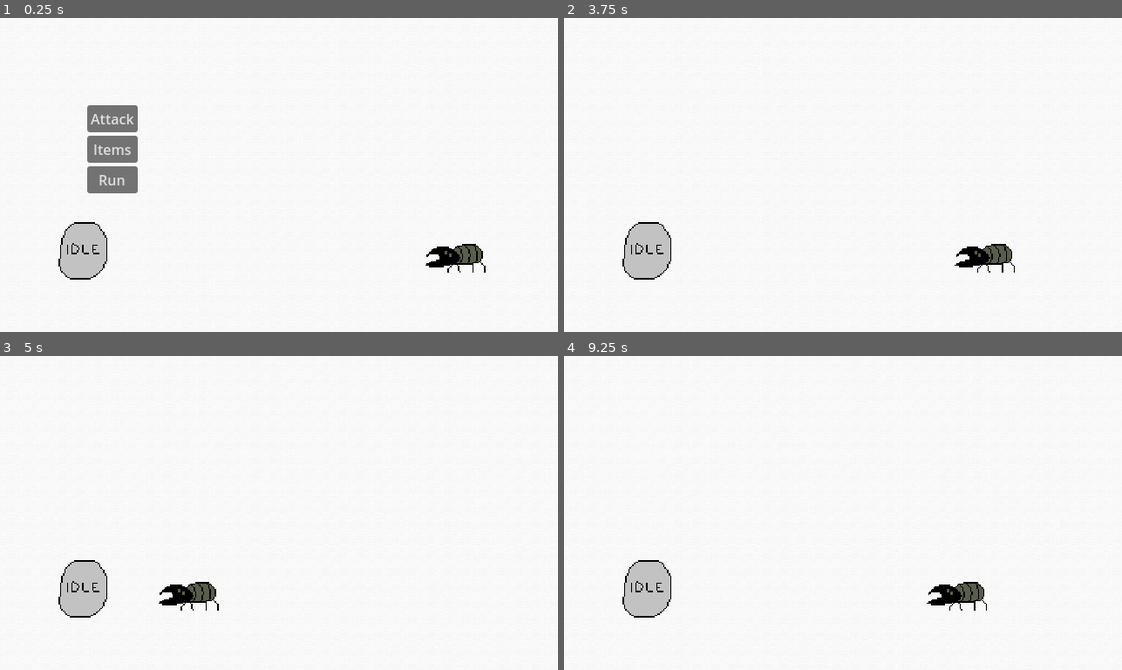
Above: before the commit, frames 1-4 (two rows, left to right).
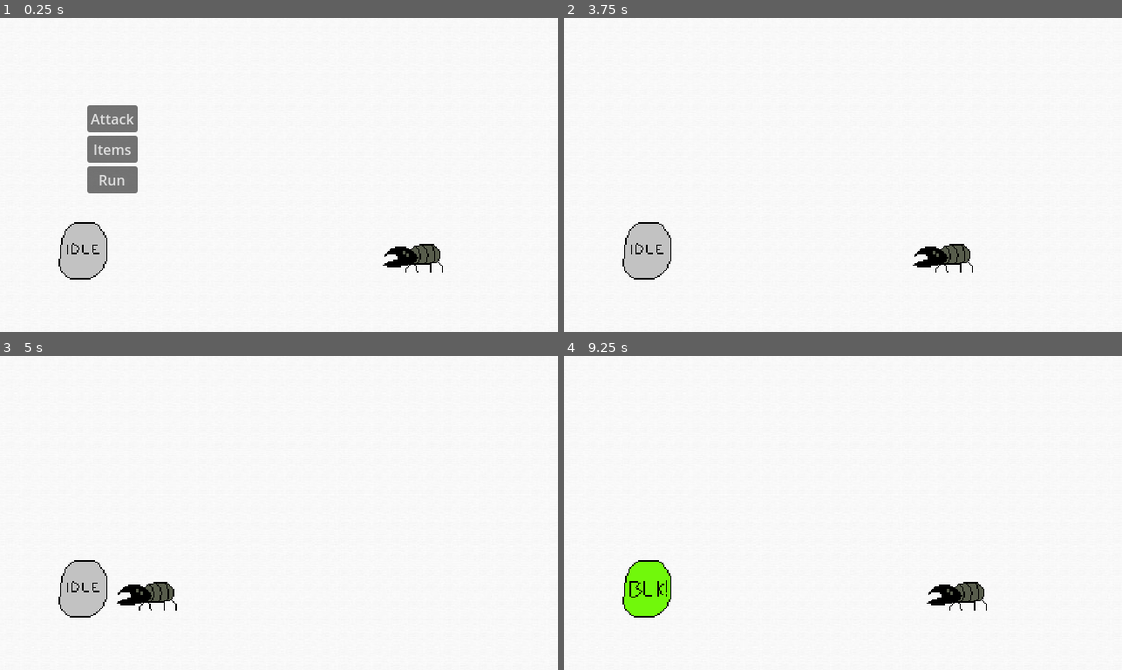
Above: after the commit, the same moments.

Repository: greeeegartur/cgvr-thesis
Game: Godot game, scene res://Scenes/CombatScene.tscn
The game is run twice, just before and just after one commit, with the same random seed, the same clock (stepped at 60 frames per second) and the same inputs.
Inputs (mouse positions are in pixels of both pictures, inside the frame that each line leads up to):
- Up to frame 1 (0.25 s): no input
- Up to frame 2 (3.75 s): click "Attack" at 0.5 s; click "Grounded" at 1.25 s; click (1021, 187) at 2 s; click "Items" at 2.75 s; click "Run" at 3.5 s
- Up to frame 3 (5 s): hold Z (block, bound only after the commit) from 4.28 s (still down)
- Up to frame 4 (9.25 s): release Z (block, bound only after the commit) at 5.03 s; tap Z (block, bound only after the commit) at 5.1, 6.6, 8.1 s; hold Z (block, bound only after the commit) 5.78-6.53 s; hold Z (block, bound only after the commit) 7.28-8.03 s; hold Z (block, bound only after the commit) from 8.78 s (still down)

The runs differ from the first frame. In frame 1, 1.0% of the frame differs, in the area x 68-88%, y 71-82%; in frame 2, 1.0%; in frame 3, 1.0%; in frame 4, 1.2%, in the area x 10-20%, y 65-83%.

Commit message:
Player blocking implemented (press Z)
Very primitive blocking implemented and tested with beetle enemy attack pattern. Will try to implement cooldown for blocking and giving clear visual indication of blocks

Diff:
--- a/droidream/Scenes/CombatScene.tscn
+++ b/droidream/Scenes/CombatScene.tscn
@@ -25,7 +25,7 @@
 
 [node name="EnemyVisual" type="Sprite2D" parent="."]
 visible = false
-position = Vector2(522, 274)
+position = Vector2(554, 272)
 scale = Vector2(1.8, 1.8)
 texture = ExtResource("4_memue")
 
--- a/droidream/Scenes/Enemies/Beetle/Beetle.tscn
+++ b/droidream/Scenes/Enemies/Beetle/Beetle.tscn
@@ -46,6 +46,7 @@
 script = ExtResource("1_edmr7")
 
 [node name="Visual" type="Node2D" parent="."]
+position = Vector2(-48.1625, 0)
 
 [node name="Sprite2D" type="Sprite2D" parent="Visual"]
 scale = Vector2(1.5, 1.5)
--- a/droidream/Scripts/Combat/CombatEntity.gd
+++ b/droidream/Scripts/Combat/CombatEntity.gd
@@ -6,11 +6,11 @@
 # Initial values for loading enemies
 var entity_name := ""
 var is_player := false
-var max_hp := 0
-var hp := 0
-var attack_power := 0
-var defense_max := 0
-var defense := 0
+var max_hp := 0.0
+var hp := 0.0
+var attack_power := 0.0
+var defense_max := 0.0
+var defense := 0.0
 var snapped_max := 1
 var snapped := 0
 var attack_patterns : Array[EnemyAttackPattern]
--- a/droidream/Scripts/Combat/CombatManager.gd
+++ b/droidream/Scripts/Combat/CombatManager.gd
@@ -10,6 +10,8 @@
 
 class_name CombatManager
 
+
+# SCRIPT VARIABLES
 @export var enemy_id = "enemy_beetle"
 
 # The player and enemy's starting values
@@ -17,19 +19,24 @@
 var enemy : CombatEntity
 var turn = "player" # Player always starts first, this variable is a failsafe check condition in case turn logic goes wrong
 
-# Signals for UI
+# Signals for UI script to react
 signal player_turn_started
 signal enemy_turn_started
 
+# Player block window variables for handling blocking logic
+var block_window_open = false
+var block_success = false
 
 # Enemy scene to load for animations
 var enemy_visual : EnemyVisual
 
+
 # COMBAT SETUP FUNCTIONS
 # These are functions that run before combat begins, i.e entity data and loading the first turn
 
 # Prepares combat by loading entities (player and enemy(s)) and starting combat
 func _ready():
+	set_process_input(true)
 	_setup_entities()
 	_start_combat()
 
@@ -203,37 +210,54 @@
 
 # Logic for applying an enemy attack's damage
 func _apply_enemy_hit(hit: Dictionary):
-	var base_damage := enemy.attack_power
+	var base_damage = enemy.attack_power
 	var hit_mult = hit.damage_multiplier
+	var block_window = hit.block_window
+
+	# Bool, checks if the player blocked the attack
+	var blocked = await _check_player_block(block_window)
 
 	# TO-DO Check if "- player.defense" is fair, maybe multiplier based negation is better
-	var damage = max(0, base_damage * hit_mult - player.defense)
-	var block_window: Vector2 = hit.block_window
-
-	# Checks if the player blocked the attack
-	var blocked = _check_player_block(block_window)
-
+	var damage = max(0.0, base_damage * hit_mult - player.defense)
 	if blocked:
 		damage *= 0.5
 		print("Blocked! Damage reduced.")
-
-	player.hp -= damage
+		_load_sprite_for_testing("block")
+	else:
+		_load_sprite_for_testing("damaged")
+	print("Player HP is: ", player.hp)
+	print("Damage is: ", float(damage))
+	player.hp -= float(damage)
 	print("Player takes %.1f damage → HP %.1f" % [damage, player.hp])
 
-# Logic for checking if the player has blocked an enemy attack
-func _check_player_block(window: Vector2) -> bool:
-	# window.x = block start time
-	# window.y = block end time
-
-	# TO-DO:
-	# - Show UI prompt
-	# - Listen for input
-	# - Check if input happened within window
-
-	return false
-
-
-# LEGACY: The enemy's attacking logic, doesn't take any parameters as the player is not affected by type attacks
+# Logic for checking if the player has blocked an enemy attack, here "window" is the block_window parameter of an enemy (time frame when the block registers)
+func _check_player_block(window: Vector2):
+	# Block variables reset, block window opens
+	block_success = false
+	block_window_open = true
+
+	# Open block window
+	await get_tree().create_timer(window.x).timeout
+
+	# Close window after block window is finished
+	await get_tree().create_timer(window.y - window.x).timeout
+	block_window_open = false
+
+	return block_success
+
+# Listens for player input during an enemy's attack
+func _input(event):
+	# Failsafe to check if function should even be run
+	if not block_window_open:
+		return
+
+	# Block variable triggers
+	if event.is_action_pressed("block"):
+		block_success = true
+		block_window_open = false
+		print("Block input registered!")
+
+# LEGACY (not used): The enemy's attacking logic, doesn't take any parameters as the player is not affected by type attacks
 func _enemy_attack():
 	# If for some reason it is not the player's turn
 	if turn != "enemy":
--- a/droidream/Scripts/Data/Attack_Patterns/beetle_tackle.tres
+++ b/droidream/Scripts/Data/Attack_Patterns/beetle_tackle.tres
@@ -8,8 +8,8 @@
 animation_name = "beetle_tackle"
 total_duration = 3.0
 hits = Array[Dictionary]([{
-"block_window": Vector2(2, 2.2),
+"block_window": Vector2(1.65, 2),
 "damage_multiplier": 1.0,
-"time": 2.2
+"time": 2.0
 }])
 metadata/_custom_type_script = "uid://by18pvdsekurc"
--- a/droidream/Scripts/Data/PlayerData.gd
+++ b/droidream/Scripts/Data/PlayerData.gd
@@ -3,10 +3,10 @@
 # This script is for storing and updating all player data, including functions to do so
 
 # Base player variables (self-explanatory)
-var max_hp := 10
-var hp := 10
-var attack := 2
-var defense := 0
+var max_hp : float = 10.0
+var hp : float = 10.0
+var attack : float = 2.0
+var defense : float = 0.0
 
 # For later...
 var currency := 0
--- a/droidream/project.godot
+++ b/droidream/project.godot
@@ -28,6 +28,14 @@
 window/stretch/mode="canvas_items"
 window/stretch/scale_mode="integer"
 
+[input]
+
+block={
+"deadzone": 0.2,
+"events": [Object(InputEventKey,"resource_local_to_scene":false,"resource_name":"","device":0,"window_id":0,"alt_pressed":false,"shift_pressed":false,"ctrl_pressed":false,"meta_pressed":false,"pressed":false,"keycode":0,"physical_keycode":90,"key_label":0,"unicode":0,"location":0,"echo":false,"script":null)
+]
+}
+
 [rendering]
 
 textures/canvas_textures/default_texture_filter=0
